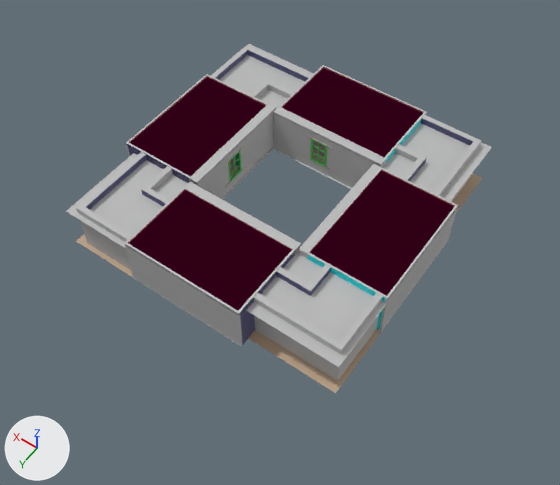
What one commit did to the FBX model Assets/Meshes/Room_Loop1.fbx.
Before and after are seen from a 50 mm camera at (-29.2, 43.1, 63.3) aimed at (-1.3, 4.2, 2.1). The lights are fixed; the arrows at lower left show +X, +Y and +Z. Where no turn or scale is listed for an object, it has been applied to the vertices.

The scene before the commit, as lines of its bpy script (objects in view):
```python
me_mesh = bpy.data.meshes.new('Mesh')
me_mesh.from_pydata(...)  # 2024 vertices, 3726 faces; spans x -15.0..16.2, y -15.2..16.1, z 2.2..7.8
me_mesh.materials.append(mat_carpet)  # grey #bcbcbc
me_mesh.materials.append(mat_windowsill)  # grey #bca3a1
me_mesh.materials.append(mat_windowframe)  # green #44bc4b
me_mesh.materials.append(mat_lambert1)  # grey #bcbcbc
me_mesh.materials.append(mat_cementwall)  # dark blue #4e5179
me_mesh.materials.append(mat_windowwalls)  # cyan #00dfe6
me_mesh.materials.append(mat_wallpaper)  # pink #bc6969
me_mesh.materials.append(mat_doorframe_skirting)  # orange #ffb100
me_mesh.materials.append(mat_ceilings)  # pink #ff008a
me_mesh.materials.append(mat_cementfloor)  # beige #bca187
me_mesh.materials.append(mat_carpet_protectors)  # green #1cff00
ob_polysurface468 = bpy.data.objects.new('polySurface468', me_mesh)
ob_polysurface468.location = (0.0, 0.0, 0.0)
```
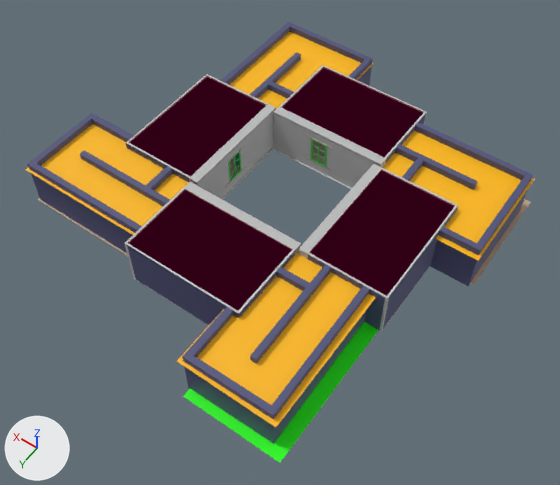
What differs and where, as boxes [x1, y1, x2, y2] in the pictures (560 x 485 px; the box of a moved part takes in the faces that stretch with it):
'polySurface468', reshaped (20% wider, 26% taller): before [66, 44, 492, 393]; after [25, 22, 535, 463]
part 1 of me_mesh, rebuilt: before [421, 115, 481, 202]; after [414, 122, 533, 286]
part 2 of me_mesh, rebuilt (44% wider, 79% taller): before [253, 293, 383, 381]; after [182, 286, 369, 444]
part 3 of me_mesh, rebuilt (61% wider, 18% taller): before [76, 152, 147, 270]; after [27, 113, 142, 253]
part 4 of me_mesh, rebuilt: before [211, 45, 312, 81]; after [221, 22, 373, 85]
part 5 of me_mesh, rebuilt (39% wider, 65% taller): before [382, 123, 492, 201]; after [382, 131, 535, 260]
part 6 of me_mesh, rebuilt: before [66, 153, 188, 248]; after [25, 124, 188, 235]
part 7 of me_mesh, rebuilt (42% wider, 53% taller): before [246, 253, 386, 367]; after [177, 252, 376, 427]
part 8 of me_mesh, moved or reshaped: before [76, 44, 382, 393]; after [38, 32, 378, 463]
part 9 of me_mesh, moved or reshaped: before [402, 112, 482, 213]; after [385, 112, 530, 285]
part 10 of me_mesh, recoloured (grey to blue): [126, 79, 458, 328] in both
part 11 of me_mesh, recoloured: before [308, 114, 426, 330]; after [308, 114, 426, 331]

Diff of the bpy script that builds the scene:
```diff
--- a/Assets/Meshes/Room_Loop1.fbx.py
+++ b/Assets/Meshes/Room_Loop1.fbx.py
@@ mat_coridoorceilings @@
+mat_coridoorceilings = principled_material('CoridoorCeilings')
+mat_coridoorceilings.base_color = (1.0, 0.486, 0.0)  # yellow #ffb900
+mat_coridoorceilings.roughness = 0.553
@@ me_mesh @@
 # used by ob_polysurface468; location = (0.0, 0.0, 0.0)
-me_mesh.from_pydata(...)  # 2024 vertices, 3726 faces; spans x -15.0..16.2, y -15.2..16.1, z 2.2..7.8
+me_mesh.from_pydata(...)  # 2104 vertices, 3854 faces; spans x -19.5..22.3, y -19.8..22.9, z 2.2..7.8
+# me_mesh part 1: the loose piece of 16 vertices spanning x -12.9..-6.3, y -14.7..-5.4, z 2.2..7.8 is rebuilt with 24 vertices and now spans x -19.1..-6.2, y -13.4..-1.9, z 2.2..7.8, in mat_cementwall (dark blue #4e5179)
+# me_mesh part 2: the loose piece of 16 vertices spanning x -14.5..-5.4, y 7.4..14.0, z 2.2..7.8 is rebuilt with 24 vertices and now spans x -13.4..-4.2, y 7.3..22.0, z 2.2..7.8, in mat_cementwall (dark blue #4e5179)
+# me_mesh part 3: the loose piece of 16 vertices spanning x 7.4..14.0, y 6.3..15.6, z 2.2..7.8 is rebuilt with 24 vertices and now spans x 7.4..22.1, y 5.2..14.2, z 2.2..7.8, in mat_cementwall (dark blue #4e5179)
+# me_mesh part 4: the loose piece of 16 vertices spanning x 6.6..15.6, y -13.1..-6.5, z 2.2..7.8 is rebuilt with 24 vertices and now spans x 2.8..14.2, y -19.4..-6.5, z 2.2..7.8, in mat_cementwall (dark blue #4e5179)
+# me_mesh part 5: the loose piece of 4 vertices spanning x -14.0..-6.3, y -15.2..-5.7, z 7.1 is rebuilt with 8 vertices and now spans x -19.3..-6.3, y -13.6..-1.4, z 7.1, in mat_coridoorceilings (yellow #ffb900)
+# me_mesh part 6: the loose piece of 4 vertices spanning x 7.4..15.1, y 6.5..16.1, z 7.1 is rebuilt with 8 vertices and now spans x 7.4..22.3, y 5.0..14.5, z 7.1, in mat_coridoorceilings (yellow #ffb900)
+# me_mesh part 7: the loose piece of 4 vertices spanning x -15.0..-5.5, y 7.3..15.0, z 7.1 is rebuilt with 8 vertices and now spans x -13.9..-3.9, y 7.2..22.3, z 7.1, in mat_coridoorceilings (yellow #ffb900)
+# me_mesh part 8: 22 vertices moved from x -15.0..15.9, y -15.0..15.0, z 2.4..6.5 to x -14.8..15.9, y -15.0..10.9, z 2.4..6.5; 14 vertices removed from x -15.0..16.2, y -14.2..16.1, z 2.2..7.8; 42 vertices added at x -14.7..22.3, y -19.8..22.9, z 2.2..7.8
+# me_mesh part 9: 10 vertices moved within x -14.8..-6.1, y -15.0..-5.4, z 2.2..7.8; 3 vertices removed from x -14.0..-6.3, y -15.2..-5.6, z 2.5; 11 vertices added at x -19.5..-6.2, y -15.0..-2.1, z 2.2..7.8
+# me_mesh part 10: 98 faces spanning x -15.0..16.1, y -15.2..16.0, z 2.2..7.8 switch from mat_lambert1 (grey #bcbcbc) to mat_cementwall (dark blue #4e5179)
+# me_mesh part 11: 8 faces spanning x -14.8..-6.3, y -15.0..7.4, z 2.4..7.8 switch from mat_windowwalls (cyan #00dfe6) to mat_cementwall (dark blue #4e5179)
 me_mesh.materials.append(mat_carpet)
@@ me_mesh @@
 me_mesh.materials.append(mat_carpet_protectors)
+me_mesh.materials.append(mat_coridoorceilings)  # yellow #ffb900
```
